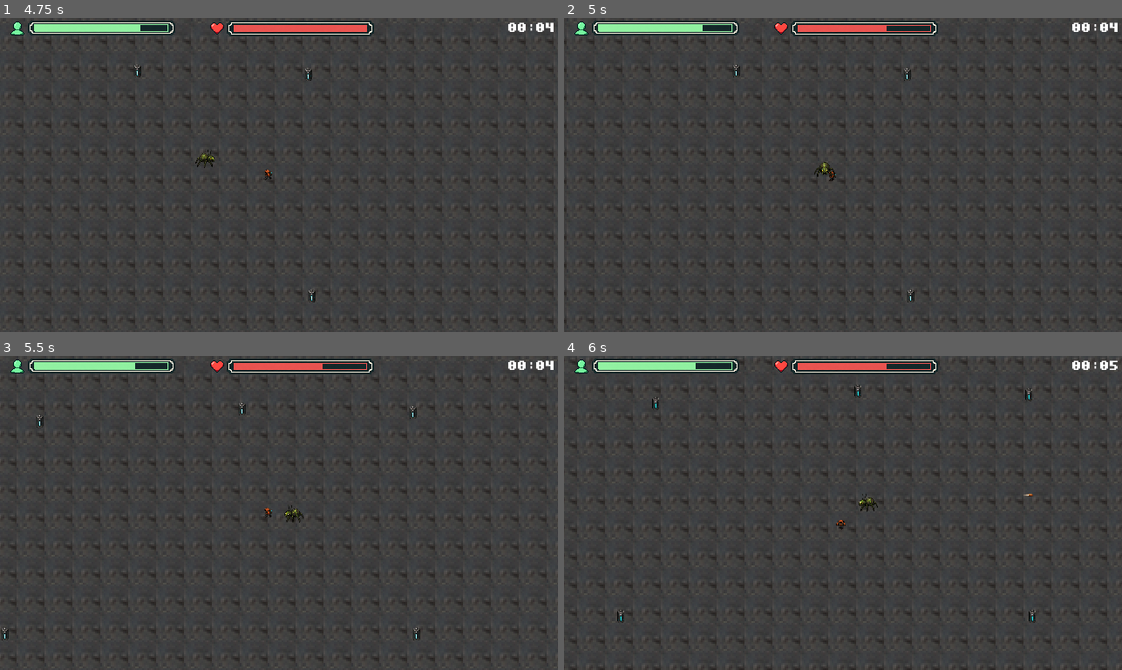
Above: before the commit, frames 1-4 (two rows, left to right).
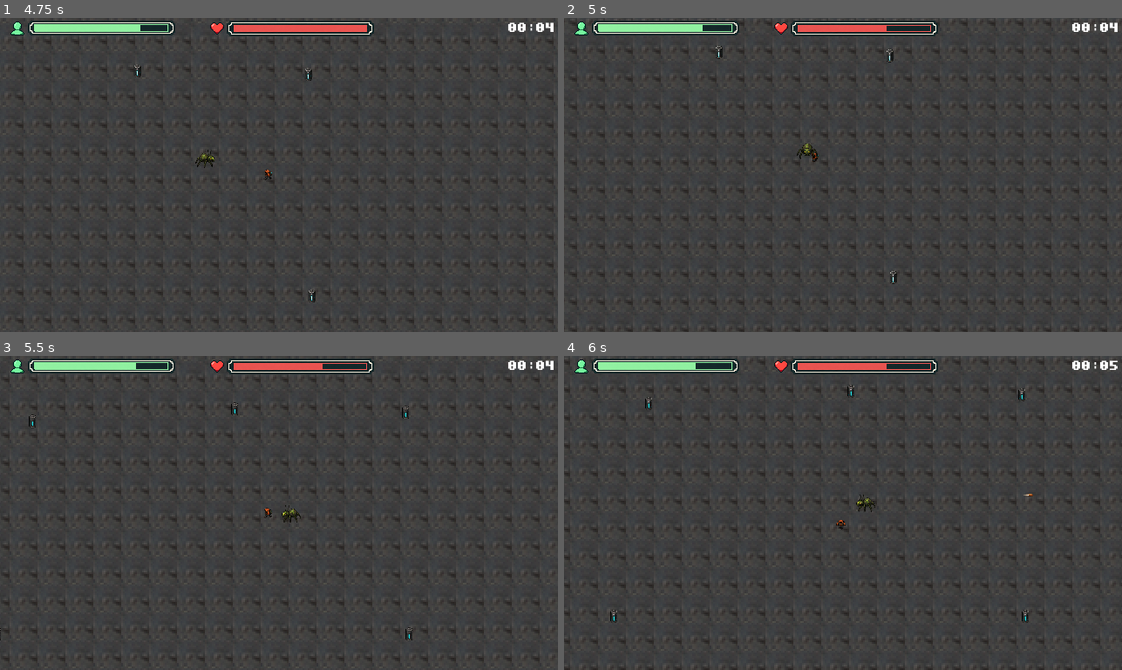
Above: after the commit, the same moments.

Repository: DevLucasOnly/DevLucasOnly-SurviveGD-Prototipo-de-Sobrevivencia-2D
Game: Godot game, scene res://scenes/main_menu.tscn
The game is run twice, just before and just after one commit, with the same random seed, the same clock (stepped at 60 frames per second) and the same inputs.
Inputs (mouse positions are in pixels of both pictures, inside the frame that each line leads up to):
- Up to frame 1 (4.75 s): click (284, 218) at 0.5 s; tap Enter at 1.25 s; move the mouse to (401, 159) at 1.27 s; press the mouse at (401, 159) at 1.28 s; hold D (move_right) 1.28-2.03 s; move the mouse to (167, 190) at 2.02 s; release the mouse at (167, 190) at 2.03 s; hold S (move_down) 2.03-2.78 s; click (167, 190) at 2.1 s; move the mouse to (334, 105) at 2.77 s; press the mouse at (334, 105) at 2.78 s; hold D (move_right) 2.78-3.53 s; move the mouse to (251, 237) at 3.52 s; release the mouse at (251, 237) at 3.53 s; hold W (move_up) 3.53-4.28 s; click (251, 237) at 3.6 s; move the mouse to (446, 222) at 4.27 s; press the mouse at (446, 222) at 4.28 s; hold A (move_left) from 4.28 s (still down)
- Up to frame 2 (5 s): keep holding A (move_left)
- Up to frame 3 (5.5 s): keep holding A (move_left); move the mouse to (111, 465) at 5.02 s; release the mouse at (111, 465) at 5.03 s; click (111, 465) at 5.1 s
- Up to frame 4 (6 s): move the mouse to (870, 513) at 5.77 s; release A (move_left) at 5.78 s; press the mouse at (870, 513) at 5.78 s; hold S (move_down) from 5.78 s (still down)

Frame 1 is identical in both runs. In frame 2, 2.5% of the frame differs, in the area x 0-100%, y 0-100%; in frame 3, 1.9%; in frame 4, 2.0%.

Commit message:
Linkagem do Freeze Time e Camera Shake no sistema de dano

Diff:
--- a/scripts/inimigo.gd
+++ b/scripts/inimigo.gd
@@ -68,4 +68,5 @@
 
 func _on_hitbox_body_entered(body: Node2D) -> void:
 	if body.is_in_group("jogador"):
-		GameManager.aplicar_dano_jogador(1)
+		if body.has_method("receber_dano"):
+			body.receber_dano(1)
